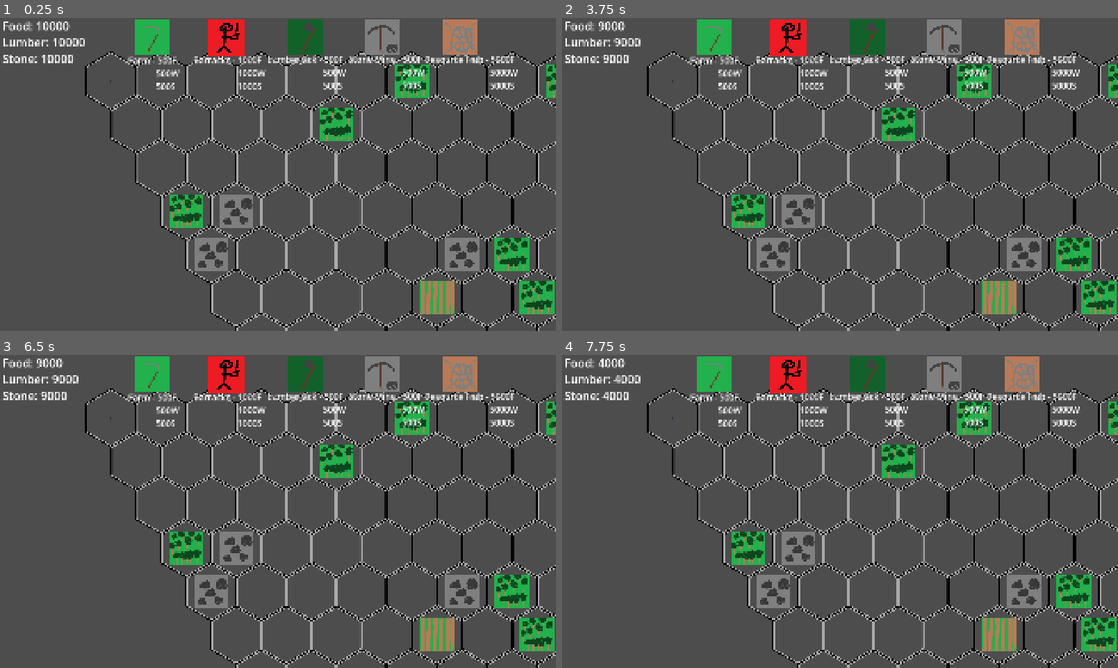
Above: before the commit, frames 1-4 (two rows, left to right).
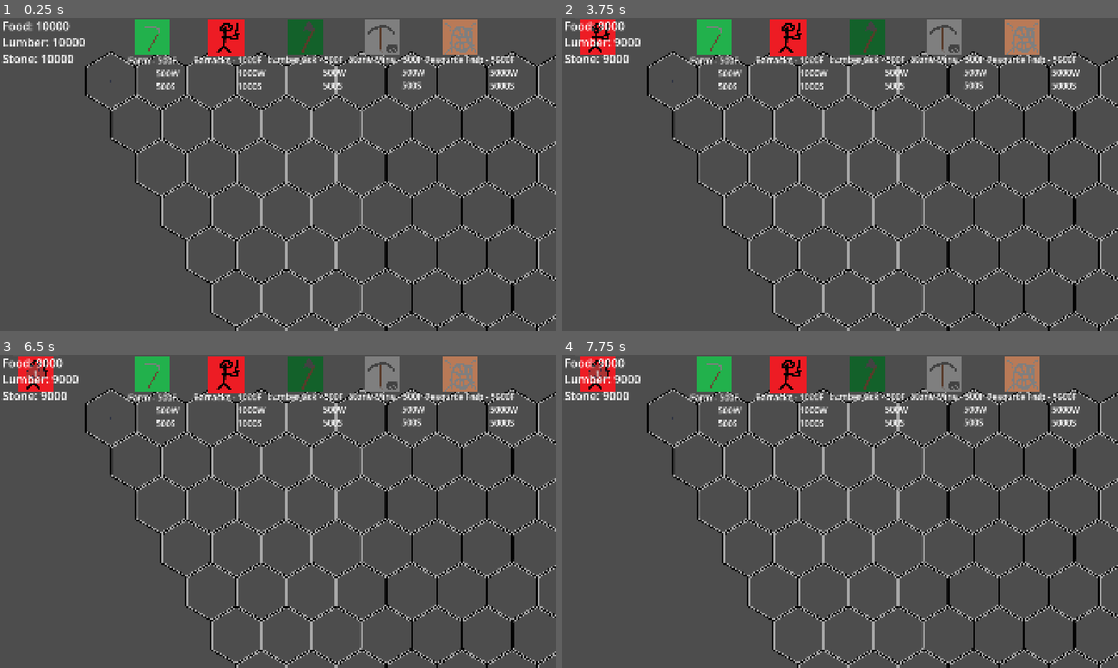
Above: after the commit, the same moments.

Repository: NathanBerglas/ROR-Testing
Game: Godot game, scene res://scenes/Player.tscn
Same seed, same stepped clock (60 frames per second), same inputs: the game is played once before the commit and once after it. This scene is started directly instead of the project's main scene.
Inputs (mouse positions are in pixels of both pictures, inside the frame that each line leads up to):
- Up to frame 1 (0.25 s): no input
- Up to frame 2 (3.75 s): click (712, 36) at 0.52 s; click (789, 36) at 1.27 s; click (945, 36) at 2.02 s; click (867, 36) at 2.77 s; click (1023, 36) at 3.52 s
- Up to frame 3 (6.5 s): click (150, 373) at 4.27 s; click (227, 373) at 5.02 s; click (383, 373) at 5.77 s
- Up to frame 4 (7.75 s): click (867, 373) at 6.52 s; click (1023, 373) at 7.27 s

The runs differ from the first frame. In frame 1, 5.5% of the frame differs, in the area x 30-100%, y 14-95%; in frame 2, 6.1%; in frame 3, 6.1%; in frame 4, 6.2%, in the area x 3-100%, y 0-95%.
Error before the commit: Cannot call method 'instantiate' on a null value. (res://scripts/Buildings/buildingControl.gd:308)

Commit message:
MMA complete. Attacking fully functional with R key.

Diff:
--- a/project.godot
+++ b/project.godot
@@ -112,3 +112,8 @@
 "events": [Object(InputEventKey,"resource_local_to_scene":false,"resource_name":"","device":-1,"window_id":0,"alt_press …(195 unchanged characters)…
 ]
 }
+attack={
+"deadzone": 0.2,
+"events": [Object(InputEventKey,"resource_local_to_scene":false,"resource_name":"","device":-1,"window_id":0,"alt_pressed":false,"shift_pressed":false,"ctrl_pressed":false,"meta_pressed":false,"pressed":false,"keycode":0,"physical_keycode":82,"key_label":0,"unicode":114,"location":0,"echo":false,"script":null)
+]
+}
--- a/scenes/Meeples/meepleControl.tscn
+++ b/scenes/Meeples/meepleControl.tscn
@@ -1,6 +1,7 @@
 [gd_scene format=3 uid="uid://8s5fbc42yax2"]
 
 [ext_resource type="Script" uid="uid://5sxahsim667x" path="res://scripts/Meeples/meeple_control.gd" id="1_py3r1"]
+[ext_resource type="PackedScene" uid="uid://c3bfvpwmvjpgd" path="res://scenes/prefabs/MeeplePrefab/infantry.tscn" id="2_jurxu"]
 [ext_resource type="Texture2D" uid="uid://dl1syupmh08d0" path="res://assets/meeple.png" id="3_hkl3t"]
 
 [sub_resource type="StyleBoxEmpty" id="StyleBoxEmpty_mbxmy"]
@@ -10,6 +11,7 @@
 [node name="MeepleControl" type="Node2D" unique_id=1638019337 node_paths=PackedStringArray("targetMarker")]
 script = ExtResource("1_py3r1")
 targetMarker = NodePath("TargetMarker")
+infantry_prefab = ExtResource("2_jurxu")
 
 [node name="TargetMarker" type="Sprite2D" parent="." unique_id=373247193]
 modulate = Color(0, 0.21960784, 1, 0.39215687)
@@ -37,8 +39,3 @@
 layout_mode = 2
 theme_override_styles/focus = SubResource("StyleBoxEmpty_jurxu")
 text = "2 - Create/Merge Groups"
-
-[node name="Attack" type="Button" parent="VBoxContainer" unique_id=1421779379]
-layout_mode = 2
-text = "3 - Attack"
-alignment = 0
--- a/scenes/Player.tscn
+++ b/scenes/Player.tscn
@@ -3,20 +3,20 @@
 [ext_resource type="PackedScene" uid="uid://8s5fbc42yax2" path="res://scenes/Meeples/meepleControl.tscn" id="1_3li8b"]
 [ext_resource type="Script" uid="uid://c5g8gaakh6ukg" path="res://scripts/Player.gd" id="1_mdl7e"]
 [ext_resource type="PackedScene" uid="uid://bujhjvi3667ko" path="res://scenes/Buildings/buildingControl.tscn" id="2_mdl7e"]
-[ext_resource type="PackedScene" uid="uid://c3bfvpwmvjpgd" path="res://scenes/prefabs/MeeplePrefab/infantry.tscn" id="3_cw2d6"]
 [ext_resource type="PackedScene" uid="uid://bbjr8sh5hxnjt" path="res://scenes/camera.tscn" id="3_qu4a1"]
+[ext_resource type="PackedScene" uid="uid://bvicor1lw62ay" path="res://scenes/prefabs/BuildingPrefab/resourceHub.tscn" id="4_70d11"]
 [ext_resource type="PackedScene" uid="uid://dl2hwpslhw3xd" path="res://scenes/grid.tscn" id="5_qu4a1"]
 
 [node name="Player" type="Node2D" unique_id=1618287504]
 script = ExtResource("1_mdl7e")
 
-[node name="MeepleControl" parent="." unique_id=553136144 instance=ExtResource("1_3li8b")]
-infantry_prefab = ExtResource("3_cw2d6")
+[node name="Grid" parent="." unique_id=1554468060 node_paths=PackedStringArray("meeple_control") instance=ExtResource("5_qu4a1")]
+meeple_control = NodePath("../MeepleControl")
 
 [node name="BuildingControl" parent="." unique_id=1989412738 instance=ExtResource("2_mdl7e")]
+resourceHub_prefab = ExtResource("4_70d11")
 
 [node name="Camera" parent="." unique_id=732688784 instance=ExtResource("3_qu4a1")]
 position = Vector2(577, 323)
 
-[node name="Grid" parent="." unique_id=1554468060 node_paths=PackedStringArray("meeple_control") instance=ExtResource("5_qu4a1")]
-meeple_control = NodePath("../MeepleControl")
+[node name="MeepleControl" parent="." unique_id=553136144 instance=ExtResource("1_3li8b")]
--- a/scenes/prefabs/MeeplePrefab/infantry.tscn
+++ b/scenes/prefabs/MeeplePrefab/infantry.tscn
@@ -7,8 +7,6 @@
 [node name="Meeple" unique_id=934984987 instance=ExtResource("1_hvju5")]
 script = ExtResource("1_5wvjh")
 
-[node name="Sprite2D" type="Sprite2D" parent="." index="2" unique_id=666036494]
-texture_filter = 1
-texture_repeat = 1
+[node name="Sprite2D" parent="." index="1" unique_id=803099803]
 scale = Vector2(0.25, 0.25)
 texture = ExtResource("2_5wvjh")
--- a/scenes/prefabs/MeeplePrefab/meeple.tscn
+++ b/scenes/prefabs/MeeplePrefab/meeple.tscn
@@ -11,11 +11,12 @@
 shadow_color = Color(0, 0, 0, 0.3019608)
 shadow_offset = Vector2(0, 0)
 
-[node name="Meeple" type="Node2D" unique_id=934984987 node_paths=PackedStringArray("lbl", "rb")]
+[node name="Meeple" type="Node2D" unique_id=934984987 node_paths=PackedStringArray("label", "rb", "sprite")]
 scale = Vector2(2, 2)
 script = ExtResource("1_y4nmv")
-lbl = NodePath("Label")
+label = NodePath("Label")
 rb = NodePath("CharecterBody2D")
+sprite = NodePath("Sprite2D")
 
 [node name="CharecterBody2D" type="CharacterBody2D" parent="." unique_id=1703296516]
 input_pickable = true
@@ -25,6 +26,8 @@
 shape = SubResource("CircleShape2D_yij1d")
 
 [node name="Sprite2D" type="Sprite2D" parent="." unique_id=803099803]
+texture_filter = 1
+texture_repeat = 1
 
 [node name="Label" type="Label" parent="." unique_id=1866522079]
 offset_left = -16.0
--- a/scripts/Buildings/barracks.gd
+++ b/scripts/Buildings/barracks.gd
@@ -17,7 +17,7 @@
 		var tempVector = position
 		tempVector.x += 1
 
-		p.spawn_meeple(tempVector)
+		p.spawn_meeple(grid.axial_hex_to_coord(tempVector))
 
 		#p.group[0].push_back(instance)
 
--- a/scripts/Buildings/buildingControl.gd
+++ b/scripts/Buildings/buildingControl.gd
@@ -286,7 +286,6 @@
 
 
 
-
 func freeBuilding(ID):
 
 	for i in range(buildings.size()):
--- a/scripts/Meeples/infantry.gd
+++ b/scripts/Meeples/infantry.gd
@@ -13,9 +13,12 @@
 func _process(delta): #runs on each meeple every tick
 	#label.text = str(self.HP)
 	if attackTarget:
-		if inAttackRange(attackTarget.pos):
-			attack(attackTarget, delta)
-
+		if attackTarget.type == "Infantry":
+			if inAttackRange(attackTarget.path[0]):
+				attack(attackTarget, delta)
+		else:
+			if inAttackRange(attackTarget.pos):
+				attack(attackTarget, delta)
 	#if (path != null and shouldBeMoving): #if a meeple has somewhere to go, goes to it
 		#_go_to_target(delta)
 
@@ -31,22 +34,19 @@
 	attackTimer += delta
 	if attackTimer >= 1:
 		attackTimer = 0
-		if target.type == "Meeple":
-			if path == null:
-				target.HP -= self.HP * 2
+		if target.type == "Infantry":
+			if shouldBeMoving:
+				target.update_hp(-HP * 2)
 			else:
-				target.HP -= int(self.HP)
-
+				target.update_hp(-HP)
 			if target.HP <= 0:
 				attackTarget = null
-
-
 		else:
-			if path == null:
-				target.hp -= size * 10
+			if shouldBeMoving:
+				target.hp -= HP * 10
+				print('attacked for ', -HP * 10, " damage")
 			else:
-				target.hp -= int(size * 5)
-
+				target.hp -= int(HP * 5)
 			if target.hp <= 0:
 				attackTarget = null
 
@@ -54,8 +54,7 @@
 func inAttackRange(target):
 	if target == null:
 		return false
-	var distToTarget = pos - target
-
+	var distToTarget = path[0] - target
 	for v in HEX_DIRS: #Need to change based on varying range
 		if distToTarget == v:
 			return true
--- a/scripts/Meeples/meeple.gd
+++ b/scripts/Meeples/meeple.gd
@@ -13,7 +13,7 @@
 	Vector2i(0, 1),
 ]
 
-@export var lbl: Label
+@export var label: Label
 @export var rb: CharacterBody2D
 @export var sprite: Sprite2D
 
@@ -28,16 +28,14 @@
 var attackTarget = null
 var UNIQUEID = null #Unique Id for every meeple on a team by unit type
 #When I say Unique, I mean UNIQUE
-var size = 1 #Size of the ARMY hashtag troops slay
 var groupNum = 0
 var min_distance = 9 # Squared
-var pos = Vector2i(0, 0)
 var HP = 1
 var type = "Meeple"
 
 
 func _ready():
-	lbl.text = str(HP)
+	label.text = str(HP)
 
 
 #func _process(delta): #runs on each meeple every tick
@@ -52,7 +50,9 @@
 
 func update_hp(hp: int):
 	HP += hp
-	lbl.text = str(HP)
+	if HP <= 0:
+		get_parent().freeMeeple(UNIQUEID)
+	label.text = str(HP)
 
 
 #func hasMouse(): #Checks if the mouse is within the meeple
--- a/scripts/Meeples/meeple_control.gd
+++ b/scripts/Meeples/meeple_control.gd
@@ -50,8 +50,8 @@
 	RCLICKGROUP.button_up.connect(_on_group_button_released)
 	RCLICKORDER.button_down.connect(_on_order_button_pressed)
 	RCLICKORDER.button_up.connect(_on_order_button_released)
-	RCLICKATTACK.button_down.connect(_on_attack_button_pressed)
-	RCLICKATTACK.button_up.connect(_on_attack_button_released)
+	#RCLICKATTACK.button_down.connect(_on_attack_button_pressed)
+	#RCLICKATTACK.button_up.connect(_on_attack_button_released)
 
 
 func _process(delta): #Runs every tick
@@ -68,21 +68,7 @@
 		elif grid.probe(get_global_mouse_position()).classification != 0:
 			if FLAG_VERBOSE: print("Failed to place meeple. Hex obstructed")
 			return
-		var instance = infantry_prefab.instantiate()
-		# Set instance's data
-		instance.set_id(MEEPLE_ID_COUNTER)
-		MEEPLE_ID_COUNTER += 1
-		var meeple_hex = grid.hex_center(get_global_mouse_position())
-		instance.global_position = meeple_hex
-		grid.update_grid(grid.coord_to_axial_hex(get_global_mouse_position()), 3, [instance])
-		instance.path = [grid.coord_to_axial_hex(instance.global_position)]
-		#instance.target = group_targets[0]
-		# Create instance
-		add_child(instance)
-		set_id(instance)
-		unorderedMeeples.push_back(instance)
-
-		if FLAG_VERBOSE: print("Spawned meeple ", instance.UNIQUEID)
+		spawn_meeple(get_global_mouse_position())
 
 	#Orders all meeples to a location
 	elif Input.is_action_just_pressed("super_order"):
@@ -163,6 +149,22 @@
 		selecting = Vector2(0, 0) #No more selecting :(
 		selection_box.visible = false
 
+	if Input.is_action_just_pressed("attack"):
+		var attackLoc = grid.coord_to_axial_hex(get_global_mouse_position())
+		for m in unorderedMeeples:
+			if m.selected:
+				#var tile = grid.axial_probe(attackLoc)
+				if grid.axial_probe(attackLoc).objectsInside.size() > 0:
+					m.attackTarget = grid.axial_probe(attackLoc).objectsInside[0]
+					if FLAG_VERBOSE: print("Meeple ", m.UNIQUEID, " attacking: ", m.attackTarget)
+					if !m.inAttackRange(attackLoc):
+						m.queued_path = grid.find_path(grid.coord_to_axial_hex(m.rb.get_global_position()), attackLoc, true, true)
+					#m.path = []
+					#for h in tempPath:
+					#	m.path.append(h)
+
+					#m.dest = grid.hex_center(attackLoc)
+				m.is_unselected()
 	"""
 	else:
 		var MEEPLE_CONTROL_INDEX = 0
@@ -190,7 +192,7 @@
 			var next_hex_tile = grid.axial_probe(m.path[1])
 			if (next_hex_tile.classification == 3):
 				if m.UNIQUEID == next_hex_tile.objectsInside[0].UNIQUEID:
-					print("Meeple ", m.UNIQUEID, " merging with itself!")
+					print("URGENT - Meeple ", m.UNIQUEID, " is not feeling good (self-merge)")
 					if FLAG_DEBUG: breakpoint
 					meeple_end_merge(m, next_hex_tile.objectsInside[0])
 				else:
@@ -220,14 +222,23 @@
 
 
 func spawn_meeple(pos):
+	var meeple_hex = grid.coord_to_axial_hex(pos)
+	if grid.grid[meeple_hex.x][meeple_hex.y].classification == 3:
+		grid.grid[meeple_hex.x][meeple_hex.y].objectsInside[0].update_hp(1)
+		return
 	var instance = infantry_prefab.instantiate()
-	instance.UNIQUEID = MEEPLE_ID_COUNTER
+	# Set instance's data
+	instance.set_id(MEEPLE_ID_COUNTER)
 	MEEPLE_ID_COUNTER += 1
-
+	instance.global_position = grid.hex_center(pos)
+	grid.update_grid(meeple_hex, 3, [instance])
+	instance.path = [meeple_hex]
+	#instance.target = group_targets[0]
+	# Create instance
 	add_child(instance)
 	set_id(instance)
-	instance.set_global_position(grid.axial_hex_to_coord(pos))
 	unorderedMeeples.push_back(instance)
+	if FLAG_VERBOSE: print("Spawned meeple ", instance.UNIQUEID)
 
 
 #Order all the selected meeples to that place
@@ -257,24 +268,6 @@
 
 func _on_group_button_released():
 	RCLICKMENU.visible = false
-
-
-#Sends the meeple to attack the hex if there is something there
-func _on_attack_button_pressed():
-	var attackLoc = grid.coord_to_axial_hex(RCLICKMENU.get_global_position())
-
-	for m in unorderedMeeples:
-		if m.selected:
-			#var tile = grid.axial_probe(attackLoc)
-			if grid.axial_probe(attackLoc).objectsInside.size() > 0:
-				m.attackTarget = grid.axial_probe(attackLoc).objectsInside[0]
-				m.queued_path = grid.find_path(grid.coord_to_axial_hex(m.rb.get_global_position()), attackLoc, true, true)
-				#m.path = []
-				#for h in tempPath:
-				#	m.path.append(h)
-
-				#m.dest = grid.hex_center(attackLoc)
-			m.is_unselected()
 
 
 func _on_attack_button_released(): #Menu gone :(
@@ -326,6 +319,7 @@
 	if FLAG_VERBOSE: print("Deleting meeple ", id)
 	for i in range(unorderedMeeples.size()):
 		if unorderedMeeples[i].UNIQUEID == id:
+			grid.update_grid(unorderedMeeples[i].path[0], 0, [])
 			unorderedMeeples.pop_at(i).queue_free()
 			return
 
@@ -334,11 +328,12 @@
 	#targetMarker.global_position = dest
 	for m in unorderedMeeples:
 		if m.selected:
+			m.attackTarget = null
 			m.queued_path = grid.find_path(grid.coord_to_axial_hex(m.rb.get_global_position()), grid.coord_to_axial_hex(dest), false, false)
 			#m.path = []
 			#for h in tempPath:
 			#	m.path.append(grid.axial_hex_to_coord(h))
-			m.is_unselected()
+			#m.is_unselected()
 
 
 func meeple_start_merge(target_meeple):
@@ -367,8 +362,15 @@
 		if m.pause_a_tick:
 			m.pause_a_tick = false
 			continue
-		if (m.shouldBeMoving || m.waiting || m.attackTarget != null):
+		if (m.shouldBeMoving || m.waiting):
 			continue
+		if (m.attackTarget != null):
+			var pos = null
+			if m.attackTarget.type == "Infantry": pos = m.attackTarget.path[0]
+			else: pos = m.attackTarget.pos
+			if m.inAttackRange(pos):
+				m.path = [m.path[0]]
+				continue
 		if not m.queued_path.is_empty():
 			m.path = grid.find_path(m.path[0], m.queued_path[m.queued_path.size() - 1], false, false)
 			#m.path = m.queued_path#.slice(1) # Remove first hex in queued path
--- a/scripts/grid.gd
+++ b/scripts/grid.gd
@@ -2,7 +2,7 @@
 
 # Grid constants
 @export var HEX_SIZE: float = 100
-@export var GRID_COUNT: Vector2i = Vector2i(25,20)
+@export var GRID_COUNT: Vector2i = Vector2i(250,200)
 @export var arable_land_prefab: PackedScene
 @export var forest_prefab: PackedScene
 @export var stone_deposit_prefab: PackedScene
@@ -27,10 +27,10 @@
 
 var astar = AStar2D.new()
 
-const TILE_TYPE_CHANCES = 15
-const ARABLE_CHANCE = 1
-const FOREST_CHANCE = 2
-const STONE_CHANCE = 3
+const TILE_TYPE_CHANCES = 1500000
+const ARABLE_CHANCE = 0
+const FOREST_CHANCE = 0
+const STONE_CHANCE = 1
 
 const FLAG_VERBOSE = true
 
